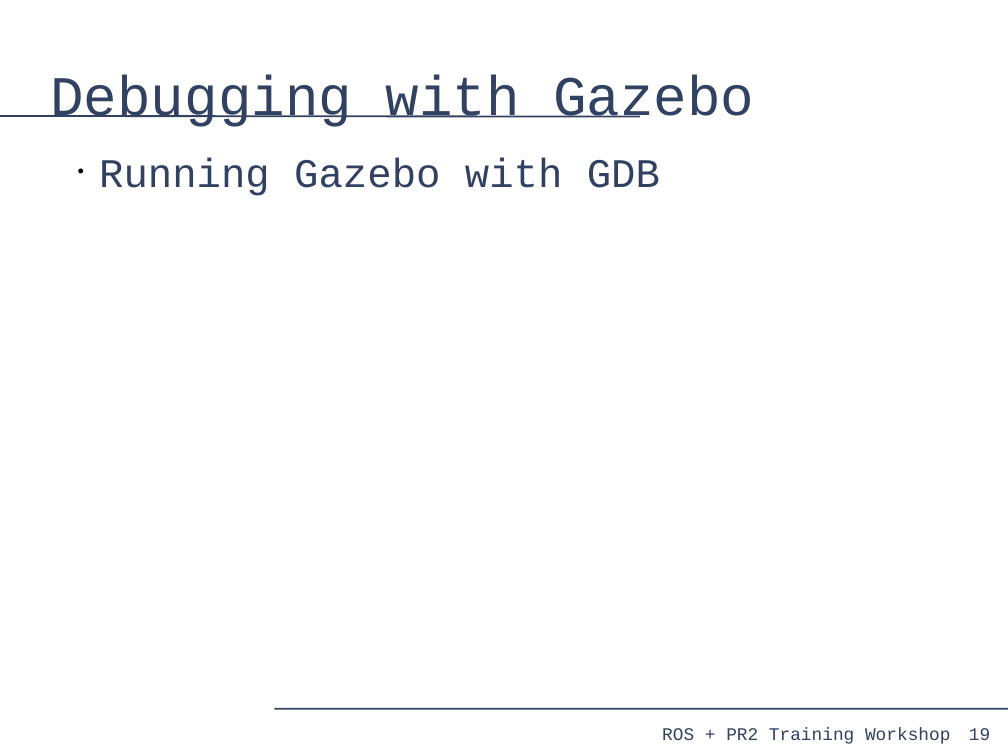
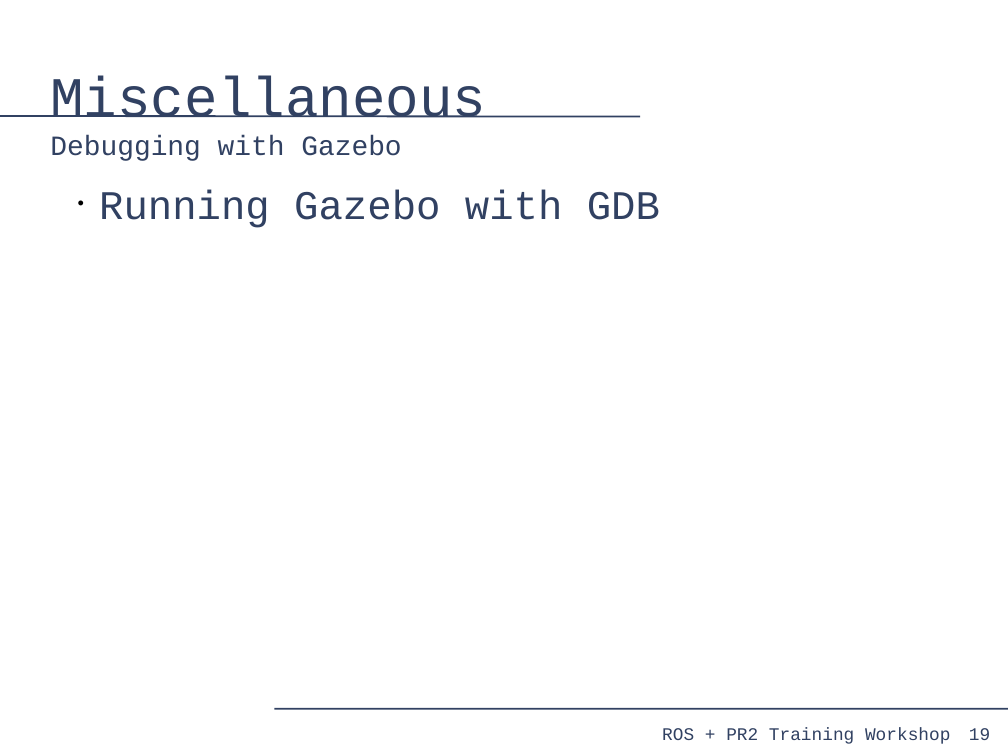
Before and after one commit to PR2/pr2_docs, a slide deck: slide 19 of pr2_training_workshop/simulation/simulation_training_workshop.odp. Drawn at 1008x756 pixels with LibreOffice and Linux fonts; fonts in the diff are those of the drawing. Boxes give left, top, right and bottom in pixels: in the first picture for what was removed or moved away, otherwise in the second. Text is boxed around its words. In the diff, an @@ line names an element or a change of style, - is before the commit and + after.

```diff
--- a/pr2_training_workshop/simulation/simulation_training_workshop.odp
+++ b/pr2_training_workshop/simulation/simulation_training_workshop.odp
@@ title at (x1=50, y1=76, x2=486, y2=161): text changed; size 44 to 22 pt @@
-Debugging with Gazebo
+Miscellaneous
+Debugging with Gazebo
@@ text "Running Gazebo with GDB" moved from (x1=99, y1=157, x2=660, y2=196) to (x1=99, y1=190, x2=660, y2=228) @@
```
Also in this commit, not shown: 5 other slides changed.
